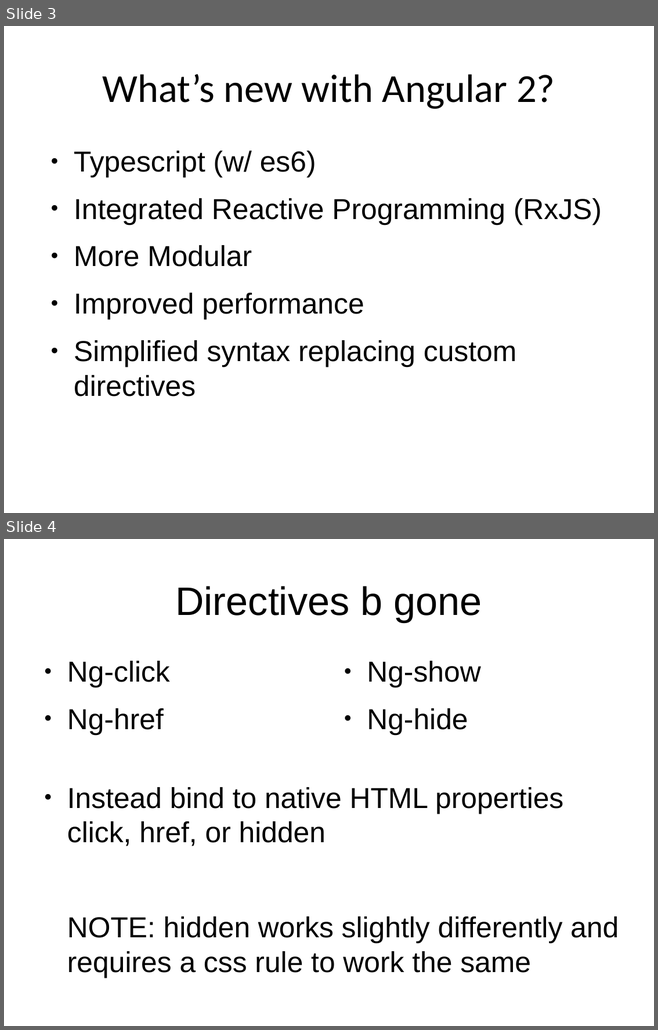
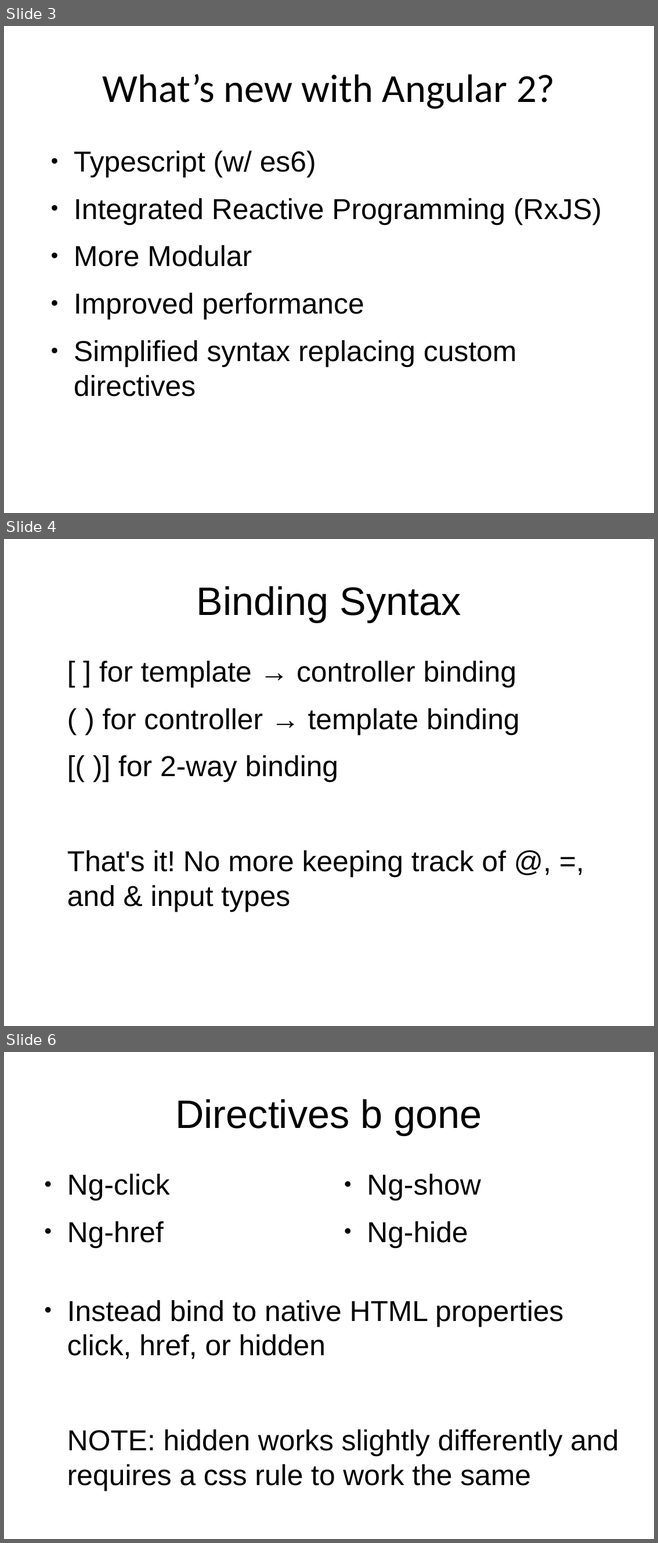
Before and after one commit to trognus/devcon2016, a slide deck: devconNg2.odp. Shown one above the other, each under a label of ours: slides 3 and 4 before the commit, slides 3, 4 and 6 after it; the slides between them are not shown. The pictures are 658x1030 and 658x1543 pixels, drawn with LibreOffice and Linux fonts; fonts in the diff are those of the drawing. Boxes give left, top, right and bottom in pixels: in the first picture for what was removed or moved away, otherwise in the second. Text is boxed around its words. In the diff, an @@ line names an element or a change of style, - is before the commit and + after.

```diff
--- a/devconNg2.odp
+++ b/devconNg2.odp
@@ slide 4 added at bbox=[4, 539, 654, 1026], background #FFFFFF @@
@@ title added at bbox=[197, 586, 461, 622], 44 pt, text #000000 @@
+Binding Syntax
@@ text added at bbox=[67, 661, 519, 912], 32 pt, text #000000 @@
+[ ] for template → controller binding
+( ) for controller → template binding
+[( )] for 2-way binding
+That's it! No more keeping track of @, =, and & input types
@@ what was slide 4 is now slide 6 @@
```
Also in this commit, not shown: 1 slide changed, 3 other slides added, 2 slides removed, 1 other file.
